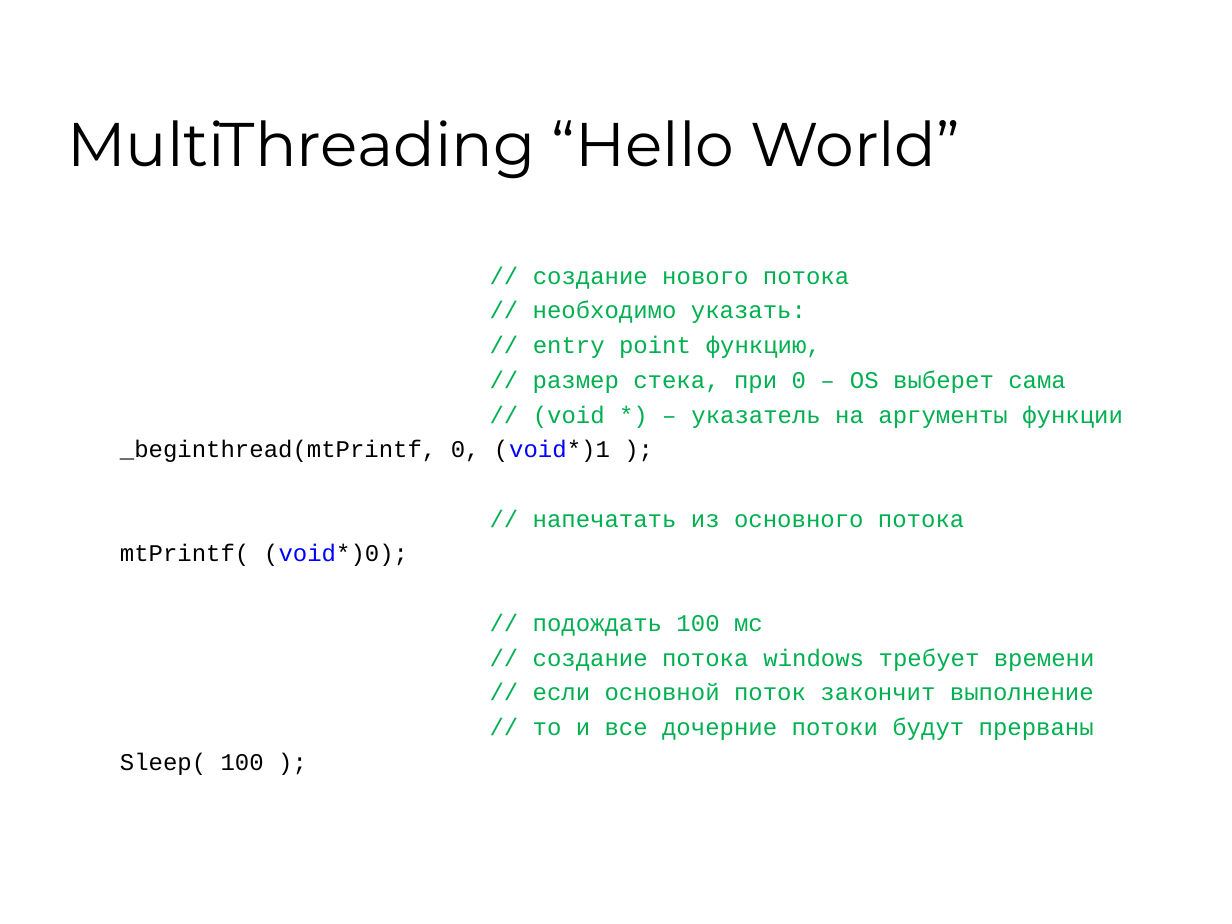
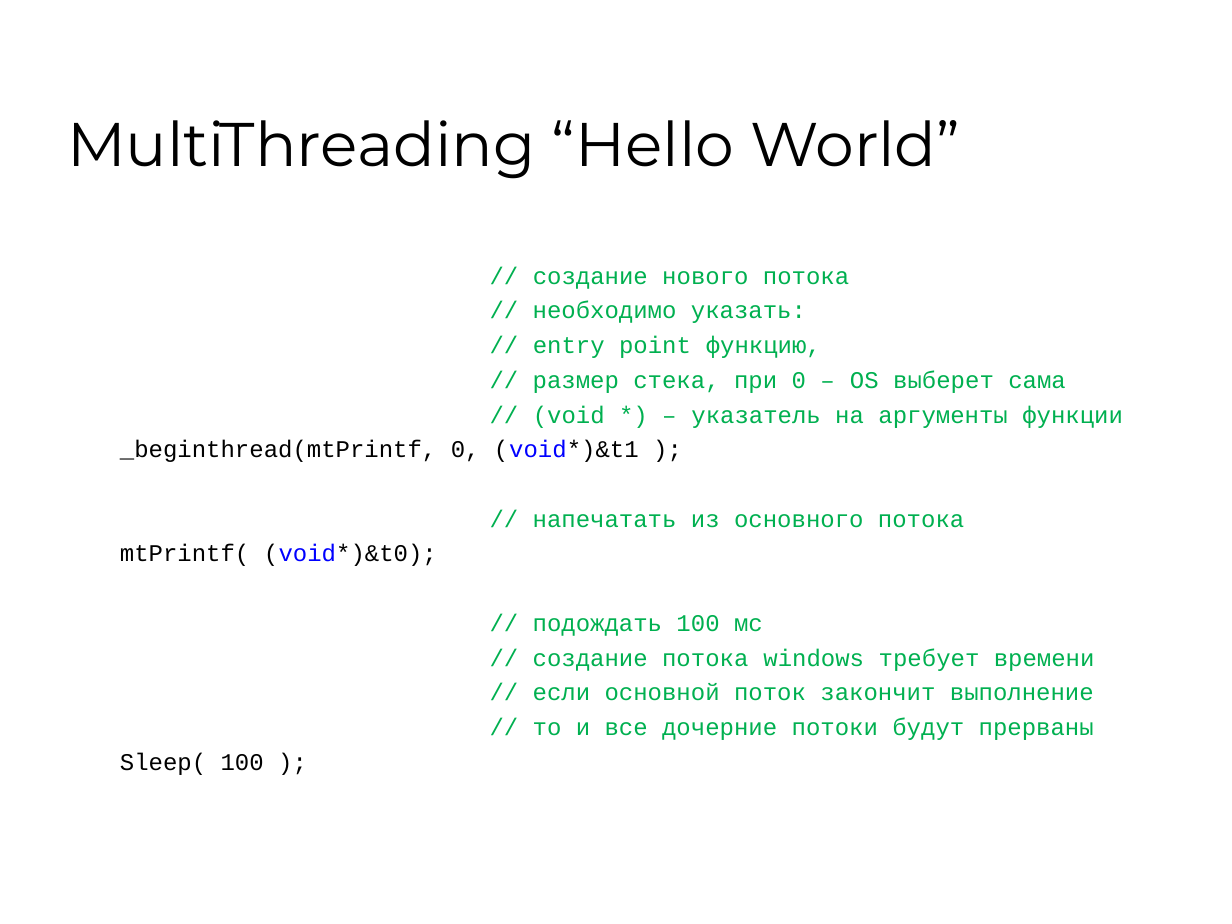
Before and after one commit to 7633/msu-cuda-course, a slide deck: slide 17 of Lectures/L1 24022009/Lection-1.ppt. Drawn at 1232x924 pixels with LibreOffice and Linux fonts; fonts in the diff are those of the drawing; background and template pictures are left out. Boxes give left, top, right and bottom in pixels: in the first picture for what was removed or moved away, otherwise in the second. Text is boxed around its words. In the diff, an @@ line names an element or a change of style, - is before the commit and + after.

Commit message:
[~] edit: minor fixes

```diff
--- a/Lectures/L1 24022009/Lection-1.ppt
+++ b/Lectures/L1 24022009/Lection-1.ppt
@@ text at [120, 440, 639, 462]: text changed @@
-_beginthread(mtPrintf, 0, (void*)1 );
+_beginthread(mtPrintf, 0, (void*)&t1 );
@@ text at [120, 544, 437, 566]: text changed @@
-mtPrintf( (void*)0);
+mtPrintf( (void*)&t0);
```
Also in this commit, not shown: 2 other slides changed.
